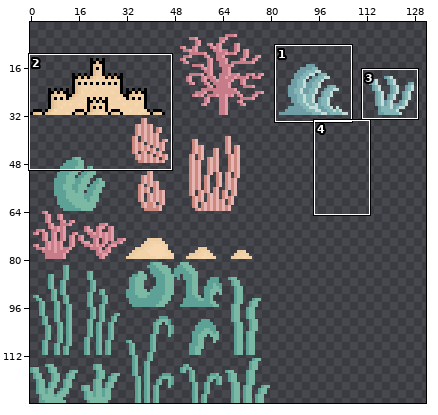
Two versions of one sprite sheet, Graphics/Decals/distant_shoreline.png. The first picture is a wide view before the edit; the outline marks the close-up.
Close-up. First the earlier version:
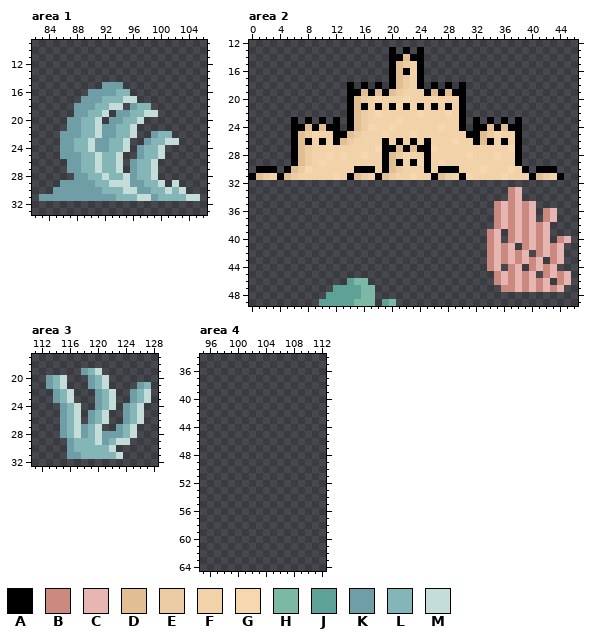
The file is 240x128 pixels. Colours within 5 levels of each other are drawn and written as one. Shown: area 1: x 82..106, y 9..33; area 2: x 0..46, y 12..49; area 3: x 111..128, y 17..32; area 4: x 95..112, y 34..64. The wide view leaves out empty margins. The commit also changed other parts of the picture, which this record leaves out.
Palette (. is transparent): A #000000  B #cc8980  C #e7b6b2  D #e1bf92  E #eccca2  F #f2d2a9  G #f6d7b0  H #7bb9a4  J #5ea297  K #6f9ea6  L #84b6b7  M #c4ddd9
After:
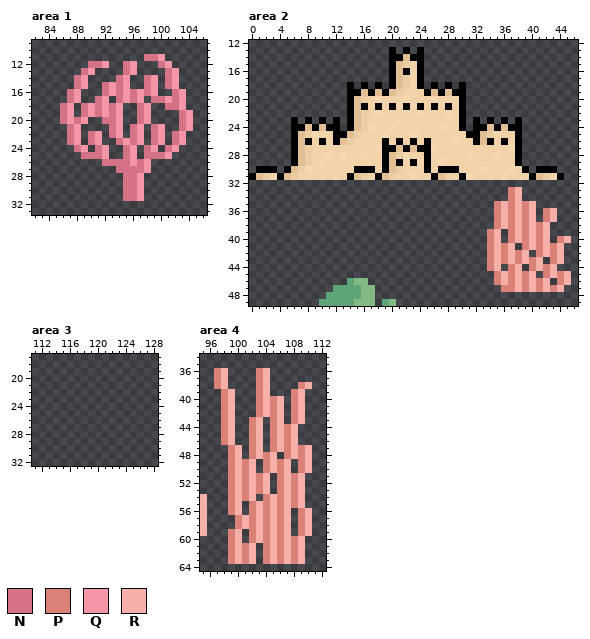
Colours new in this view: N #d57386  P #da8277  Q #f496a5  R #f7afaa
Difference:
colour H: #7bb9a4 -> #83ba83
colour J: #5ea297 -> #5da478
Area 1:
y 11: x 98..100 ... -> NNQ
y 12: x 90..92 ... -> NNQ; x 95..96 .. -> NQ; x 100..101 .. -> NQ
y 13: x 89..90 .. -> NQ; x 95..96 .. -> NQ; x 101..102 .. -> NQ
y 14: x 88..89 .. -> NQ; x 94..95 .. -> NQ; x 98..99 .. -> NQ; x 101..102 .. -> NQ
y 15: x 88..89 .. -> NQ; x 92..95 KKK. -> NQNQ; x 98..99 .. -> NQ; x 101..102 .. -> NQ
y 16: x 87..88 .. -> NQ; x 90..99 KKKKLL.... -> ..NQNQNQNQ; x 102..103 .. -> NQ
y 17: x 87..97 ..KKKLLLMM. -> NQ..NQ.NQNQ; x 99..103 ..... -> NNQNQ
y 18: x 86..94 ..KKKLLMM -> NQ.NQNQNQ; x 96..98 KLL -> .NQ; x 101..103 ... -> NNQ
y 19: x 86..99 ..KKLLM.KKLLMM -> NQ.NQNQNQ..NQ.; x 103..104 .. -> NQ
y 20: x 86..98 .KKLLM.KKLLM. -> NQNQ..NNQ..NQ; x 103..104 .. -> NQ
y 21: x 87..97 KKLLMKKLLM. -> NQ....NQ.NQ; x 99..100 .. -> NQ; x 103..104 .. -> NQ
y 22: x 86..97 KKKLLMKKLLM. -> .NQ.NQ.NQ.NQ; x 99..103 KLL.. -> NQ.NQ
y 23: x 86..103 KKLLMKKLLM..KLLMM. -> .NQ.NQ..NQNQ.NQ.NQ
y 24: x 86..102 KKLLMKKLLM.KLLM.. -> ..NQ.NQ..NQ.NQ.NQ
y 25: x 86..101 KKKLLMLLM..KLLM. -> ...NNNQ..NQ.NNNQ
y 26: x 87..99 KKLLMLLM.KLLM -> .....NNNNQNQ.
y 27: x 87..99 KKLLMLLM.KLLM -> .......NNNNQ.
y 28: x 88..99 KKLLMLLMKLLM -> .......NNQ..
y 29: x 86..100 KKKKKLLMMMKKLLM -> .........NNQ...; x 102 M -> .
y 30: x 85..103 KKKKKKKLLLMMKKLLMLM -> ..........NNQ......
y 31: x 83..105 KKKKKKKKKKKLLLMMKLLLLMM -> ............NNQ........
Area 2:
y 33..34: x 37..38 BC -> PR
y 35: x 35..40 BCBCBC -> PRPRPR
y 36..37: x 35..40 BCBCBC -> PRPRPR; x 42..43 BC -> PR
y 38: x 35..42 BCBCBCBC -> PRPRPRPR
y 39: x 34..35 BC -> PR; x 37..42 BCBCBC -> PRPRPR
y 40: x 34..35 BC -> PR; x 37..42 BCBCBC -> PRPRPR; x 44..45 BC -> PR
y 41: x 34..37 BCBC -> PRPR; x 39..44 BCBCBC -> PRPRPR
y 42: x 34..39 BCBCBC -> PRPRPR; x 41..44 BCBC -> PRPR
y 43: x 34..41 BCBCBCBC -> PRPRPRPR; x 43..44 BC -> PR
y 44: x 34..35 BC -> PR; x 37..38 BC -> PR; x 40..43 BCBC -> PRPR
y 45: x 35..40 BCBCBC -> PRPRPR; x 42..45 BCBC -> PRPR
y 46: x 35..42 BCBCBCBC -> PRPRPRPR; x 44..45 BC -> PR
y 47: x 36..44 BBCBCBCBC -> PPRPRPRPR
Area 3:
y 19: x 118..120 KLM -> ...
y 20: x 113..115 KLM -> ...; x 119..121 KLM -> ...
y 21: x 113..115 KLM -> ...; x 119..121 KLM -> ...; x 126..127 KL -> ..
y 22..23: x 114..116 KLM -> ...; x 120..122 KLM -> ...; x 125..127 KLM -> ...
y 24: x 115..117 KLM -> ...; x 120..122 KLM -> ...; x 124..126 KLM -> ...
y 25..26: x 115..117 KLM -> ...; x 119..121 KLM -> ...; x 124..126 KLM -> ...
y 27: x 115..120 KLMKLM -> ......; x 123..125 KLM -> ...
y 28: x 115..125 KLMKLMKKKLM -> ...........
y 29: x 116..124 KLLLMKLMM -> .........
y 30: x 116..122 KLLLLLM -> .......
y 31: x 116..123 KKLLLLLM -> ........
Area 4:
y 36..37: x 97..98 .. -> PR; x 103..104 .. -> PR
y 38: x 97..98 .. -> PR; x 103..104 .. -> PR; x 109..110 .. -> PR
y 39: x 98..99 .. -> PR; x 103..104 .. -> PR; x 108..109 .. -> PR
y 40..42: x 98..99 .. -> PR; x 103..106 .... -> PRPR; x 108..109 .. -> PR
y 43: x 98..99 .. -> PR; x 102..103 .. -> PR; x 105..106 .. -> PR; x 108..109 .. -> PR
y 44..46: x 98..99 .. -> PR; x 102..103 .. -> PR; x 105..108 .... -> PRPR
y 47: x 99..100 .. -> PR; x 102..103 .. -> PR; x 105..110 ...... -> PRPRPR
y 48: x 99..100 .. -> PR; x 102..105 .... -> PRPR; x 107..110 .... -> PRPR
y 49..50: x 99..102 .... -> PRPR; x 104..107 .... -> PRPR; x 109..110 .. -> PR
y 51..53: x 99..104 ...... -> PRPRPR; x 106..109 .... -> PRPR
y 54: x 95 . -> R; x 99..102 .... -> PRPR; x 104..109 ...... -> PRPRPR
y 55: x 95 . -> R; x 99..100 .. -> PR; x 102..109 ........ -> PRPRPRPR
y 56: x 95 . -> R; x 99..100 .. -> PR; x 102..107 ...... -> PRPRPR; x 109..110 .. -> PR
y 57..58: x 95 . -> R; x 100..107 ........ -> PRPRPRPR; x 109..110 .. -> PR
y 59: x 95 . -> R; x 99..100 .. -> PR; x 102..107 ...... -> PRPRPR; x 109..110 .. -> PR
y 60: x 99..100 .. -> PR; x 102..109 ........ -> PRPRPRPR
y 61..63: x 99..102 .... -> PRPR; x 104..109 ...... -> PRPRPR
